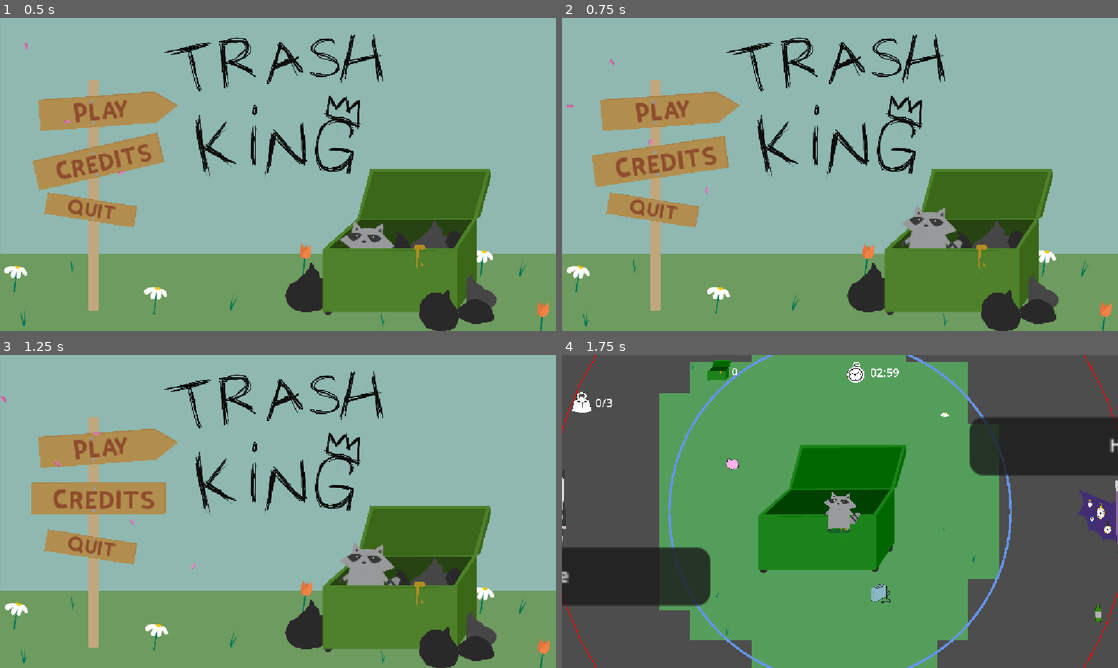
Above: before the commit, frames 1-4 (two rows, left to right).
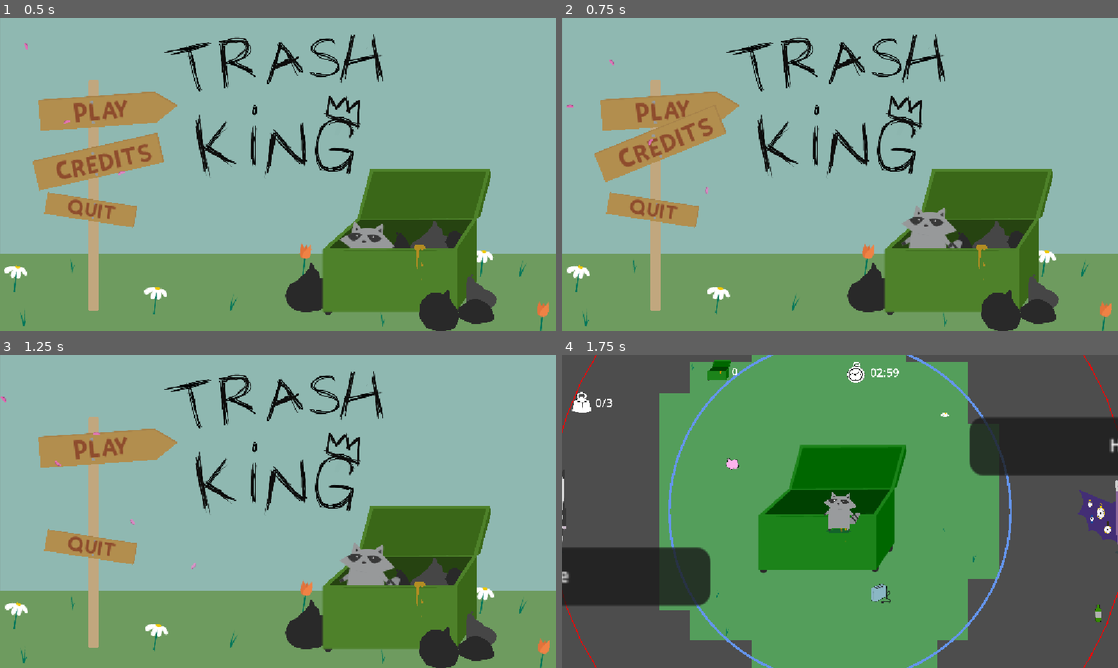
Above: after the commit, the same moments.

Repository: Lu-ni/upsi-jam-6
Game: Godot game, scene res://scenes/MainMenu.tscn
The game is run twice, just before and just after one commit, with the same random seed, the same clock (stepped at 60 frames per second) and the same inputs. The engine's default icon, where the game draws it, is replaced by a stand-in: a white triangle on a blue panel in a dark square.
Inputs:
- Up to frame 1 (0.5 s): no input
- Up to frame 2 (0.75 s): click "Credits" at 0.5 s
- Up to frame 3 (1.25 s): no input
- Up to frame 4 (1.75 s): click "Play" at 1.25 s

Frame 1 is identical in both runs. In frame 2, 2.8% of the frame differs, in the area x 5-30%, y 32-54%; in frame 3, 2.5%; in frame 4, nothing differs.

Commit message:
Bye credits

Diff:
--- a/scenes/MainMenu.tscn
+++ b/scenes/MainMenu.tscn
@@ -13,6 +13,7 @@
 [ext_resource type="Texture2D" uid="uid://ct35l0x224xjr" path="res://assets/sprites/Menu/new/empty-bin.png" id="9_ptake"]
 [ext_resource type="Texture2D" uid="uid://lf7qka13o6vb" path="res://assets/sprites/Menu/new/front-bin.png" id="10_hubol"]
 [ext_resource type="Texture2D" uid="uid://qrrvusk4fd84" path="res://assets/sprites/Menu/new/trash1.png" id="12_1n6yq"]
+[ext_resource type="Script" uid="uid://bjaba1cc8wjje" path="res://scripts/psych_button.gd" id="12_duata"]
 [ext_resource type="Texture2D" uid="uid://ckdfdgeevsmxr" path="res://assets/sprites/Menu/new/trash2.png" id="13_yovvs"]
 [ext_resource type="Texture2D" uid="uid://cdgve36dxurg7" path="res://assets/sprites/Menu/new/trash3.png" id="14_2axsc"]
 [ext_resource type="Texture2D" uid="uid://d2q117480lp5j" path="res://assets/sprites/Menu/new/trash4.png" id="15_wrgne"]
@@ -165,8 +166,9 @@
 theme_override_styles/focus = SubResource("StyleBoxFlat_7la6k")
 icon = ExtResource("7_l4mxc")
 expand_icon = true
-script = ExtResource("1_yqorp")
-hover_scale = 1.05
+script = ExtResource("12_duata")
+fall_distance = 400.0
+fall_time = 0.5
 
 [node name="Label" type="Label" parent="Credits" unique_id=2105997182]
 layout_mode = 0
--- /dev/null
+++ b/scripts/psych_button.gd
@@ -0,0 +1,64 @@
+extends Button
+
+@export var hover_scale := 1.01
+@export var rotate_amount := 3.0
+@export var cycle_time := 0.6
+
+@export var fall_distance := 80.0
+@export var fall_rotation := 90.0
+@export var fall_time := 0.35
+
+var base_scale : Vector2
+var base_rotation : float
+var base_position : Vector2
+
+var hover_tween : Tween
+
+func _ready():
+	base_scale = scale
+	base_rotation = rotation
+	base_position = position
+
+	pivot_offset = size / 2
+
+	mouse_entered.connect(_on_mouse_entered)
+	mouse_exited.connect(_on_mouse_exited)
+	pressed.connect(_on_pressed)
+
+func _on_mouse_entered():
+	if hover_tween:
+		hover_tween.kill()
+
+	scale = base_scale * hover_scale
+
+	hover_tween = create_tween()
+	hover_tween.set_loops()
+	hover_tween.set_trans(Tween.TRANS_SINE)
+	hover_tween.set_ease(Tween.EASE_IN_OUT)
+
+	hover_tween.tween_property(self, "rotation", deg_to_rad(rotate_amount), cycle_time)
+	hover_tween.tween_property(self, "rotation", deg_to_rad(-rotate_amount), cycle_time)
+
+func _on_mouse_exited():
+	if hover_tween:
+		hover_tween.kill()
+
+	var tween = create_tween()
+	tween.set_parallel(true)
+	tween.tween_property(self, "scale", base_scale, 0.1)
+	tween.tween_property(self, "rotation", base_rotation, 0.1)
+
+func _on_pressed():
+	if hover_tween:
+		hover_tween.kill()
+
+	var tween = create_tween()
+	tween.set_trans(Tween.TRANS_BACK)
+	tween.set_ease(Tween.EASE_IN)
+
+	tween.set_parallel(true)
+	tween.tween_property(self, "position:y", base_position.y + fall_distance, fall_time)
+	tween.tween_property(self, "rotation", deg_to_rad(fall_rotation), fall_time)
+	tween.tween_property(self, "scale", base_scale * 0.9, fall_time)
+
+	tween.chain().tween_callback(queue_free)
Not shown, added: assets/sprites/hub/clock1.png.import
Not shown, added: assets/sprites/hub/clock2.png.import
Not shown, added: scripts/psych_button.gd.uid
